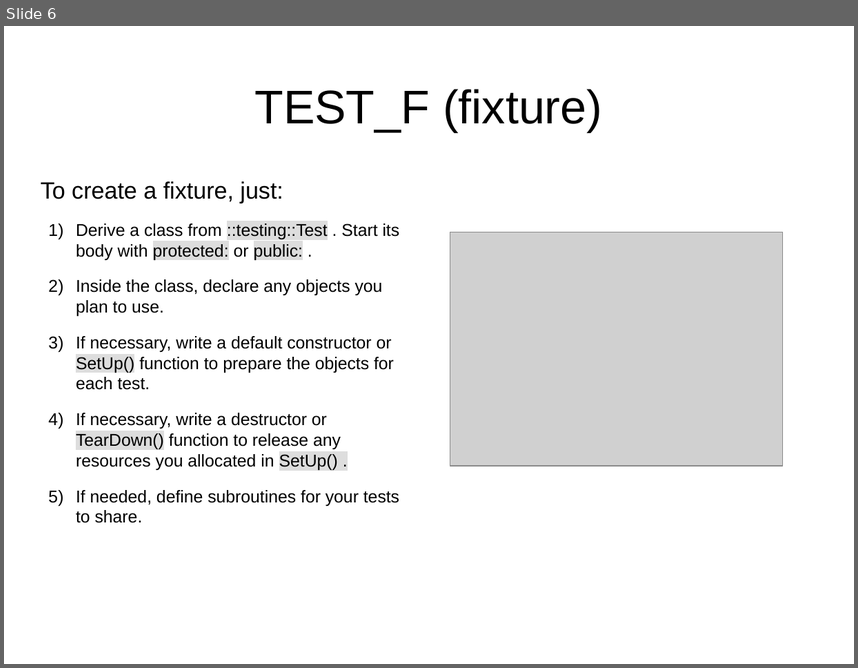
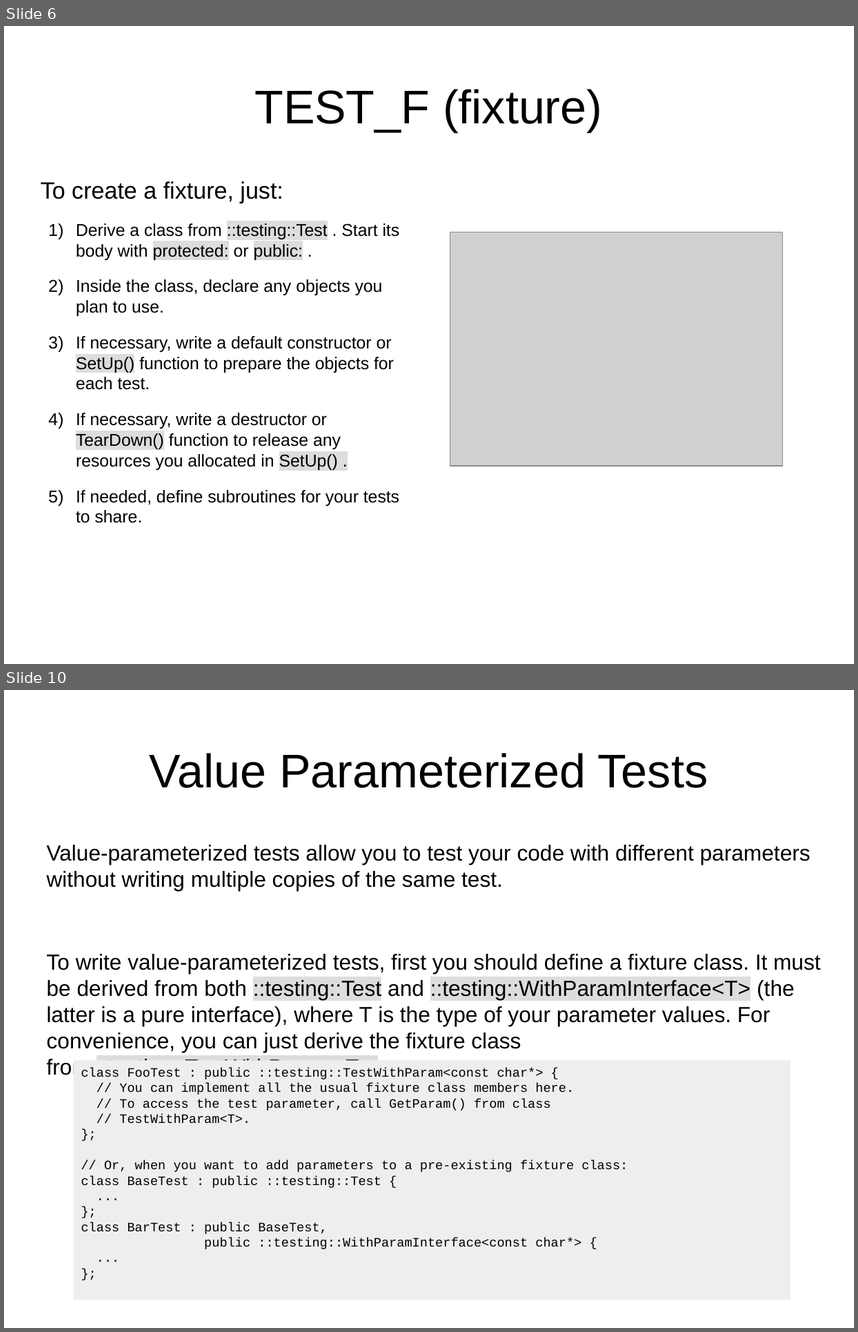
Before and after one commit to fmallaba/gtest-tutorial, a slide deck: GTest.odp. Shown one above the other, each under a label of ours: slide 6 before the commit, slides 6 and 10 after it; the slides between them are not shown. The pictures are 858x668 and 858x1332 pixels, drawn with LibreOffice and Linux fonts; fonts in the diff are those of the drawing; grey boxes stand for pictures. Boxes give left, top, right and bottom in pixels: in the first picture for what was removed or moved away, otherwise in the second. Text is boxed around its words. In the diff, an @@ line names an element or a change of style, - is before the commit and + after.

```diff
--- a/GTest.odp
+++ b/GTest.odp
@@ slide 10 added at [4, 690, 854, 1328], background #FFFFFF @@
@@ title added at [150, 753, 708, 788], 44 pt, text #000000 @@
+Value Parameterized Tests
@@ text added at [47, 845, 821, 1078], 20.4 pt, text #000000 @@
+Value-parameterized tests allow you to test your code with different parameters without writing multiple copies of the same test.
+To write value-parameterized tests, first you should define a fixture class. It must be derived from both ::testing::Test and ::testing::WithParamInterface<T> (the latter is a pure interface), where T is the type of your parameter values. For convenience, you can just derive the fixture class from ::testing::TestWithParam<T>.
@@ rectangle added at [74, 1061, 791, 1299], fill #EEEEEE, 12 pt, text #000000 @@
+class FooTest : public ::testing::TestWithParam<const char*> {
+// You can implement all the usual fixture class members here.
+// To access the test parameter, call GetParam() from class
+// TestWithParam<T>.
+};
+// Or, when you want to add parameters to a pre-existing fixture class:
+class BaseTest : public ::testing::Test {
+...
+};
+class BarTest : public BaseTest,
+public ::testing::WithParamInterface<const char*> {
+...
+};
```
Also in this commit, not shown: 1 slide changed, 8 other slides added, 6 other files.
